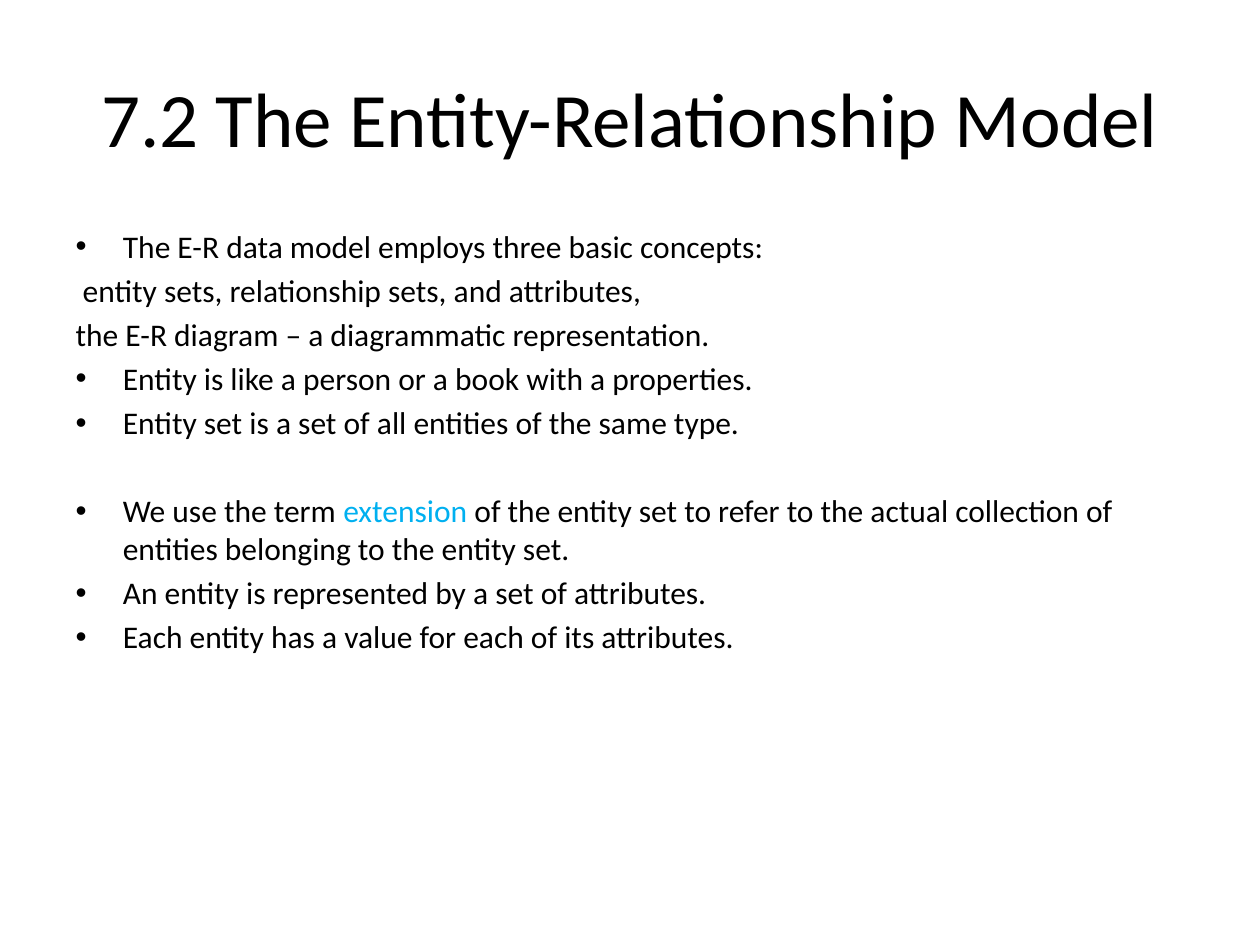
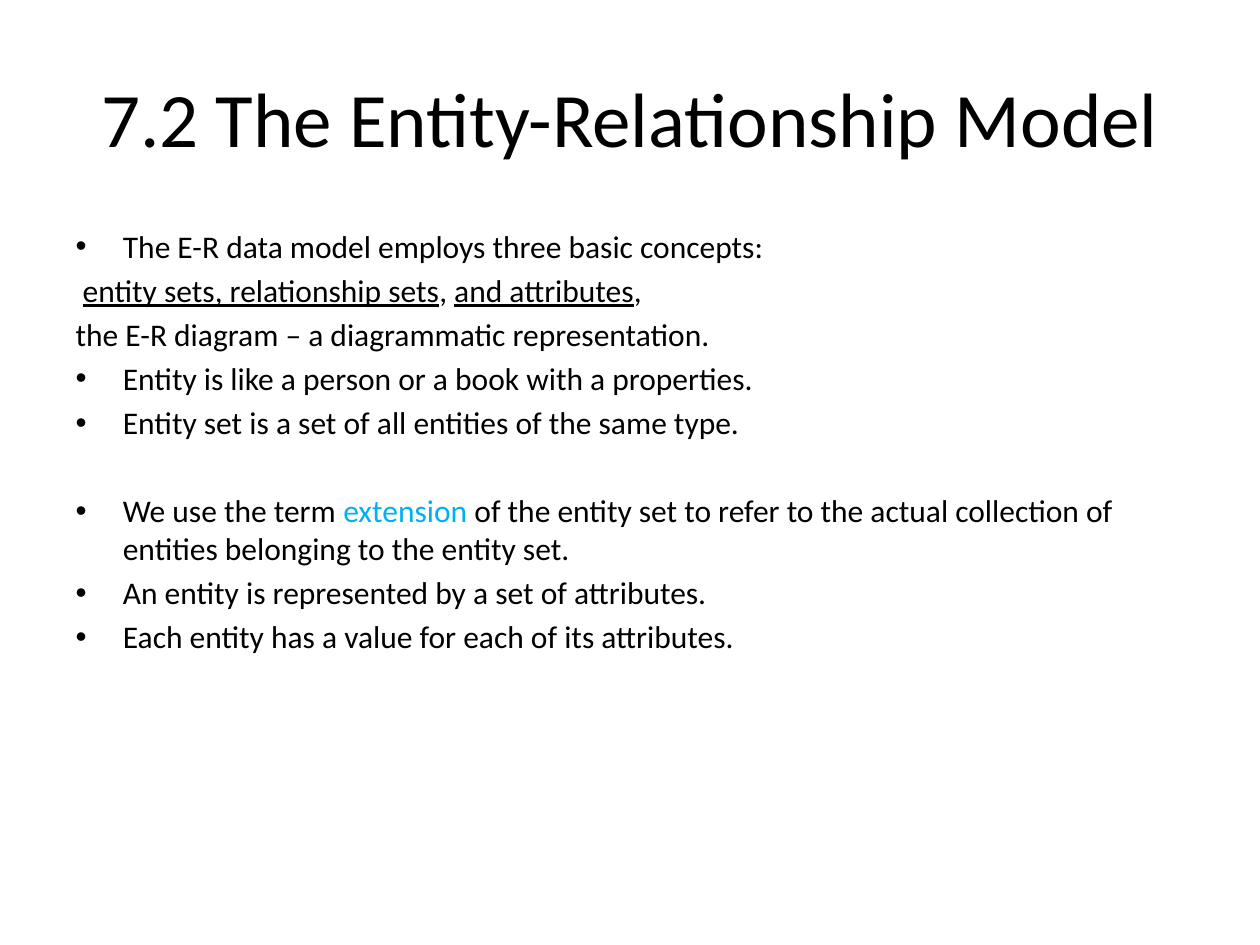
Before and after one commit to Kaitel/OOP, a slide deck: slide 4 of 20277 Database systems/Entity–relationship model.pptx. Drawn at 1260x945 pixels with LibreOffice and Linux fonts; fonts in the diff are those of the drawing. Boxes give left, top, right and bottom in pixels: in the first picture for what was removed or moved away, otherwise in the second. Text is boxed around its words. In the diff, an @@ line names an element or a change of style, - is before the commit and + after.

```diff
--- a/20277 Database systems/Entity–relationship model.pptx
+++ b/20277 Database systems/Entity–relationship model.pptx
@@ text at (83,280,641,307): underline on in "entity sets, relationship sets, and attributes," @@
```
Also in this commit, not shown: 9 other slides changed, 8 slides added, 2 slides removed, 2 other files.
